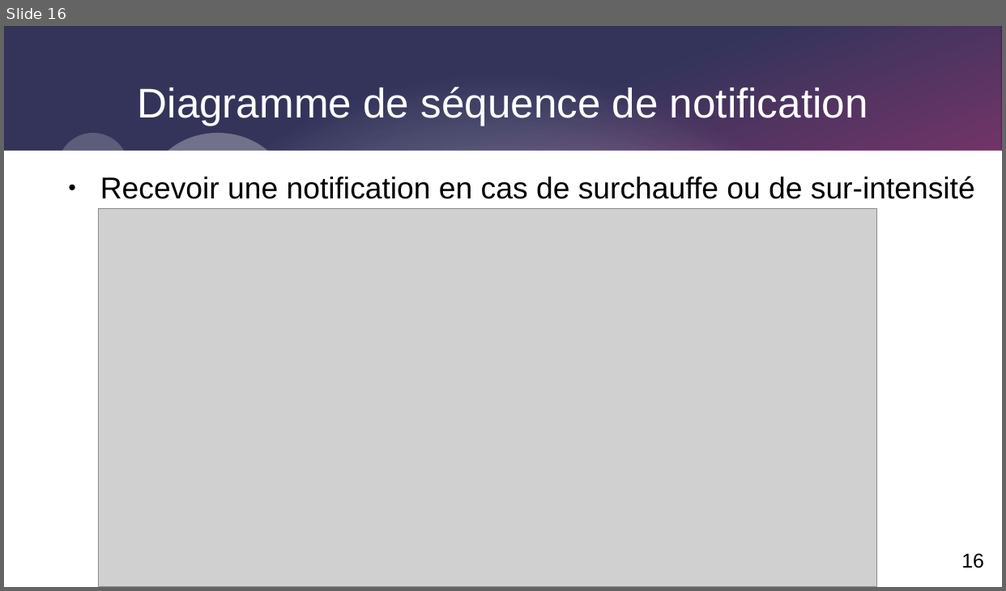
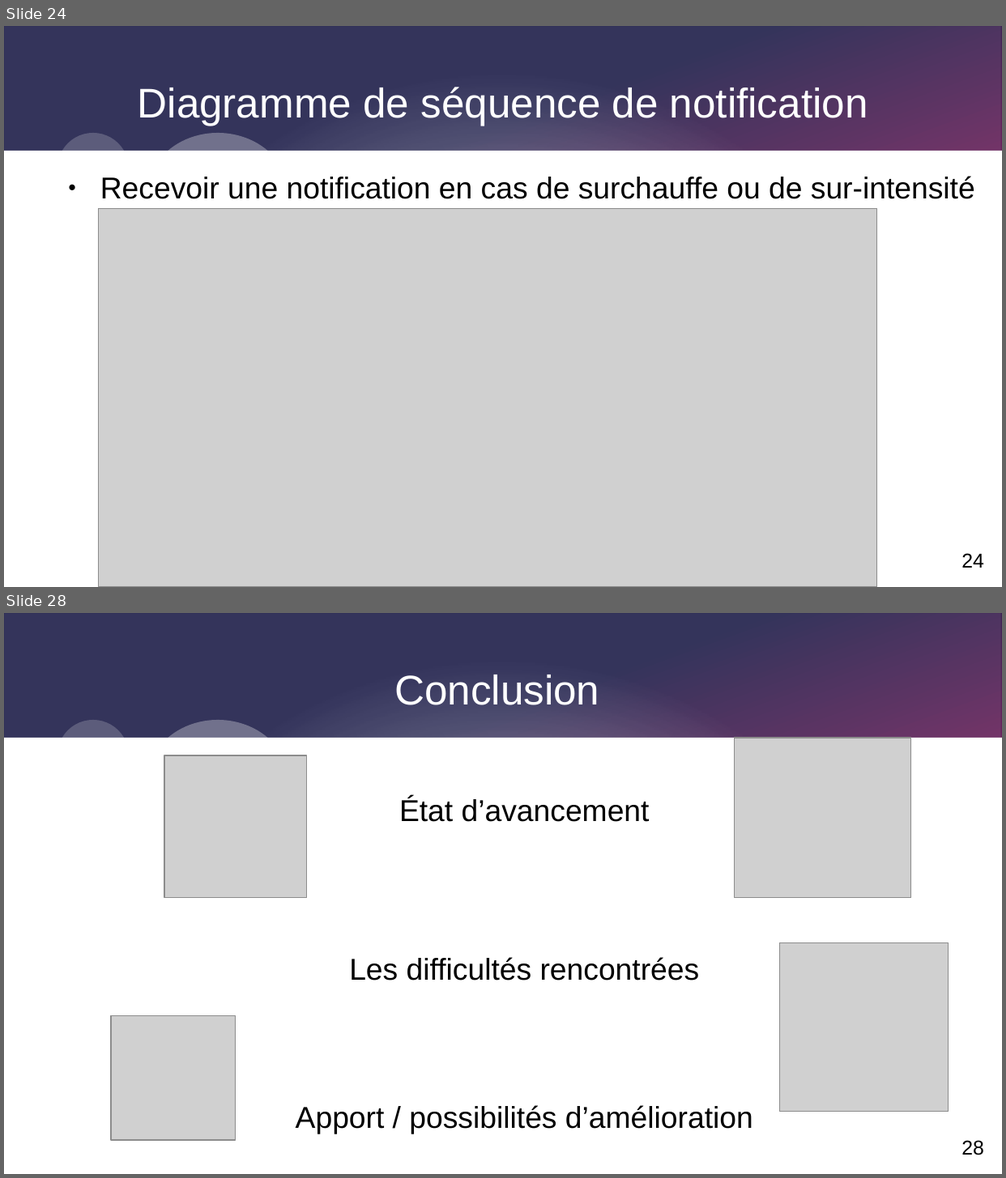
Before and after one commit to Corentinh2/PROJET_GESTIONNAIRE_DE_CHARGE, a slide deck: revue3/diapo_revue_3.odp. Shown one above the other, each under a label of ours: slide 16 before the commit, slides 24 and 28 after it; the slides between them are not shown. The pictures are 1006x591 and 1006x1178 pixels, drawn with LibreOffice and Linux fonts; fonts in the diff are those of the drawing; grey boxes stand for pictures. Boxes give left, top, right and bottom in pixels: in the first picture for what was removed or moved away, otherwise in the second. Text is boxed around its words. In the diff, an @@ line names an element or a change of style, - is before the commit and + after.

```diff
--- a/revue3/diapo_revue_3.odp
+++ b/revue3/diapo_revue_3.odp
@@ slide 28 added at <box>4,613,1002,1174</box>, background #FFFFFF; not listed: 5 template elements that a slide beside it also shows @@
@@ title added at <box>394,675,599,705</box>, 33 pt, text #FFFFFF @@
+Conclusion
@@ picture added at <box>164,756,306,897</box> @@
@@ picture added at <box>735,738,911,898</box> @@
@@ text added at <box>296,798,753,1135</box>, 24 pt, text #000000 @@
+État d’avancement
+Les difficultés rencontrées
+Apport / possibilités d’amélioration
@@ picture added at <box>780,943,949,1113</box> @@
@@ picture added at <box>111,1016,236,1141</box> @@
@@ page number added at <box>961,1140,984,1156</box>, 16 pt, text #000000 @@
+28
@@ what was slide 16 is now slide 24 @@
@@ page number at <box>961,553,984,568</box>: text changed @@
-16
+24
```
Also in this commit, not shown: 9 slides changed, 14 other slides added, 8 slides removed, 4 other files.
